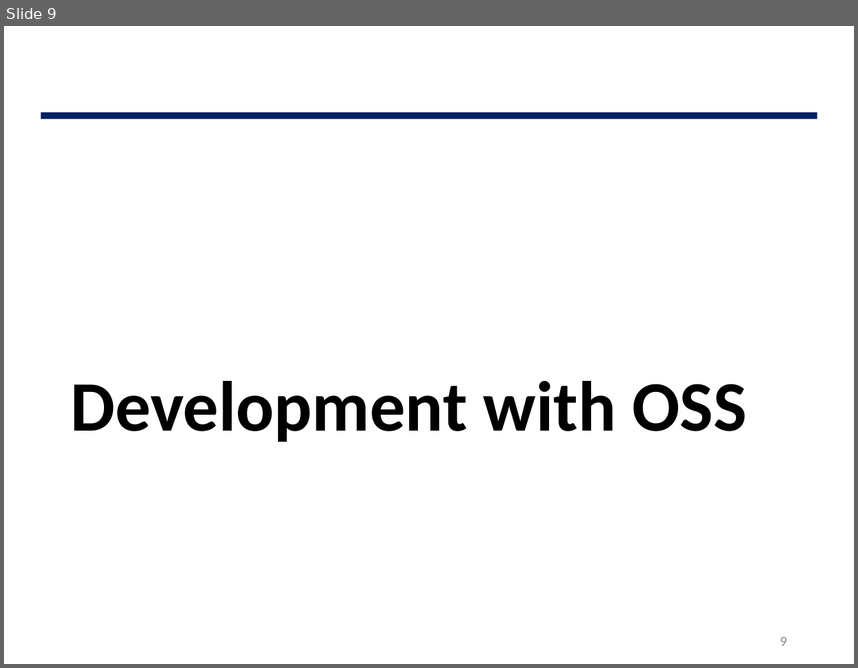
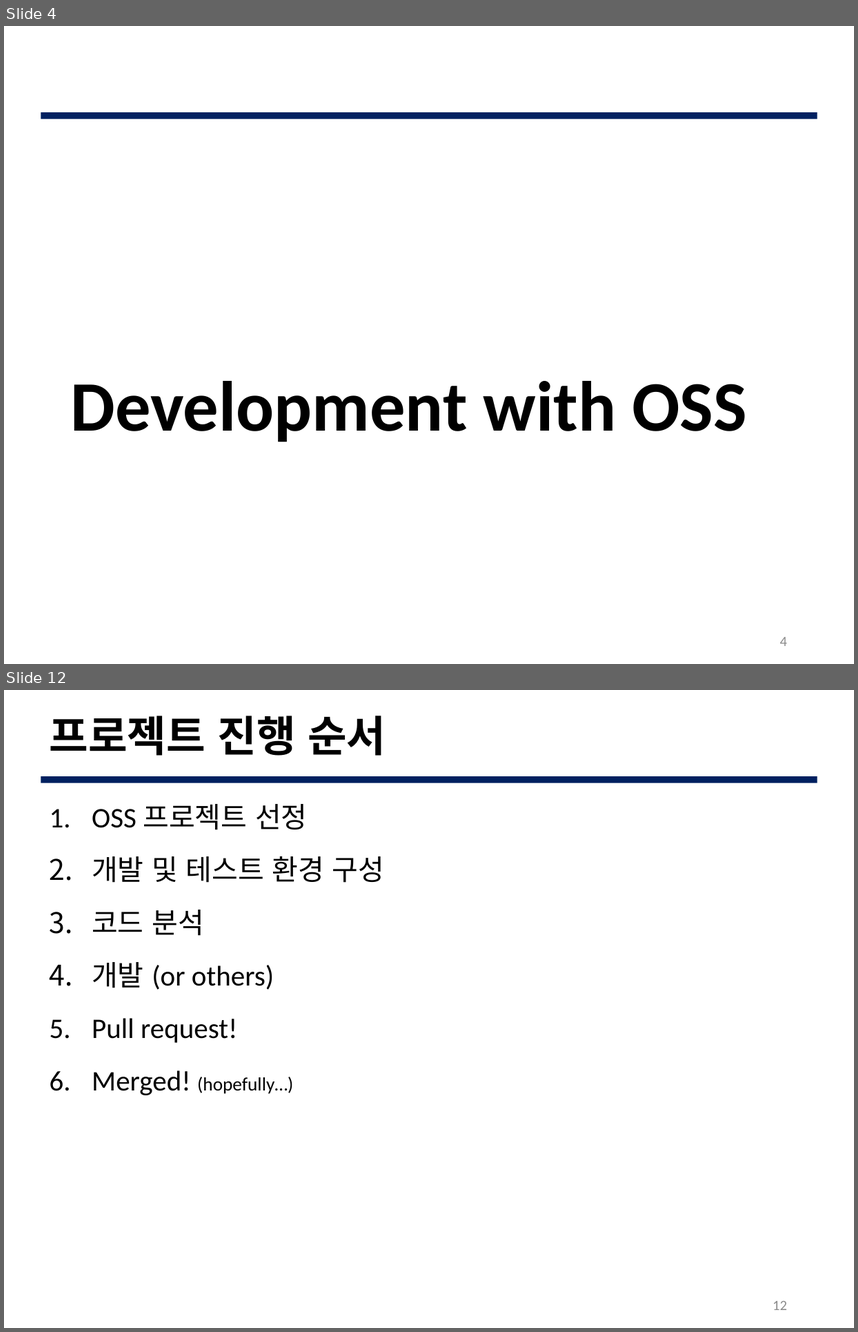
Before and after one commit to JBNU-JEduTools/osscourse, a slide deck: Slides/4. Using Open Source SW.pptx. Shown one above the other, each under a label of ours: slide 9 before the commit, slides 4 and 12 after it; the slides between them are not shown. The pictures are 858x668 and 858x1332 pixels, drawn with LibreOffice and Linux fonts; fonts in the diff are those of the drawing; background and template pictures are left out. Boxes give left, top, right and bottom in pixels: in the first picture for what was removed or moved away, otherwise in the second. Text is boxed around its words. In the diff, an @@ line names an element or a change of style, - is before the commit and + after.

```diff
--- a/Slides/4. Using Open Source SW.pptx
+++ b/Slides/4. Using Open Source SW.pptx
@@ slide 12 added at (x1=4, y1=690, x2=854, y2=1328), background #FFFFFF; not listed: 1 template element that a slide beside it also shows @@
@@ title added at (x1=50, y1=716, x2=386, y2=756), 36 pt, text #000000, bold @@
+프로젝트 진행 순서
@@ text added at (x1=92, y1=804, x2=385, y2=1095), 24 pt, text #000000 @@
+1. OSS 프로젝트 선정
+2. 개발 및 테스트 환경 구성
+3. 코드 분석
+4. 개발 (or others)
+5. Pull request!
+6. Merged! (hopefully…)
@@ page number added at (x1=773, y1=1301, x2=787, y2=1310), 12 pt, text #8C8C8C @@
+12
@@ what was slide 9 is now slide 4 @@
@@ page number at (x1=780, y1=637, x2=787, y2=646): text changed @@
-9
+4
```
Also in this commit, not shown: 6 slides changed, 14 other slides added, 17 slides removed, 9 other files.
